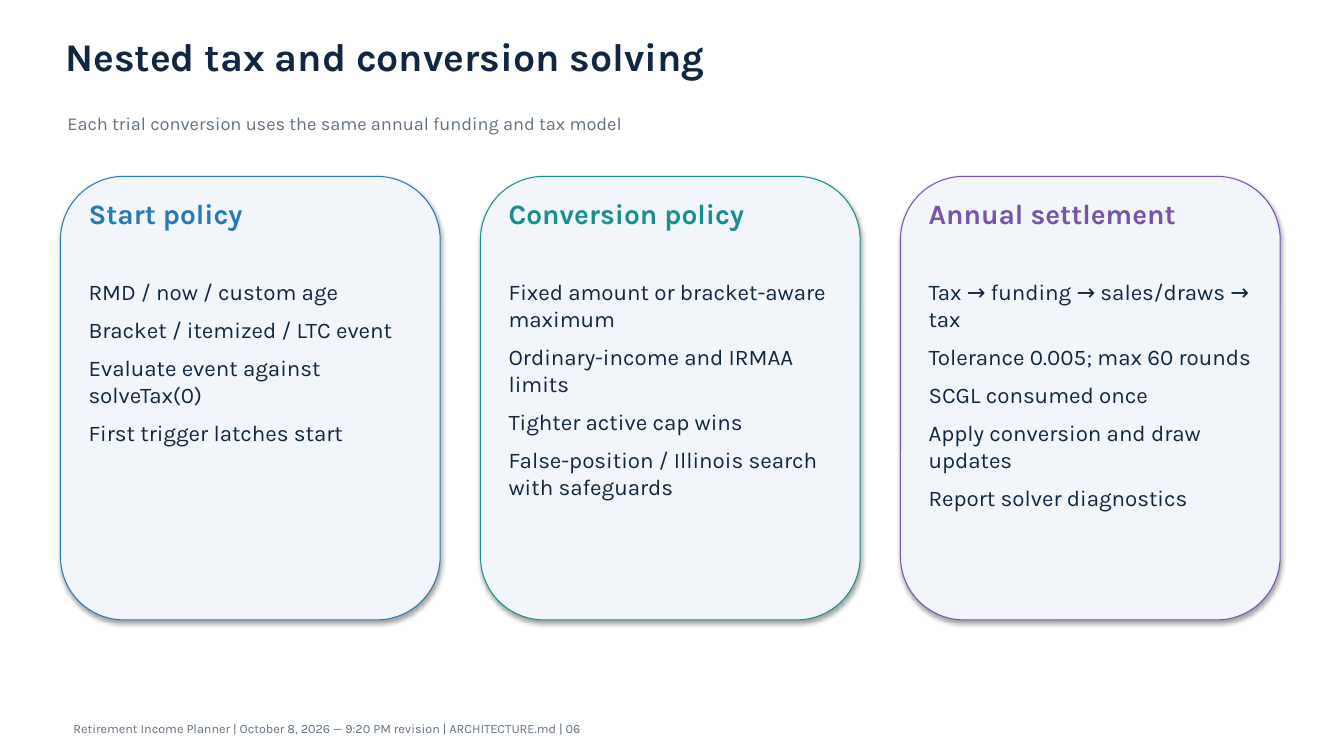
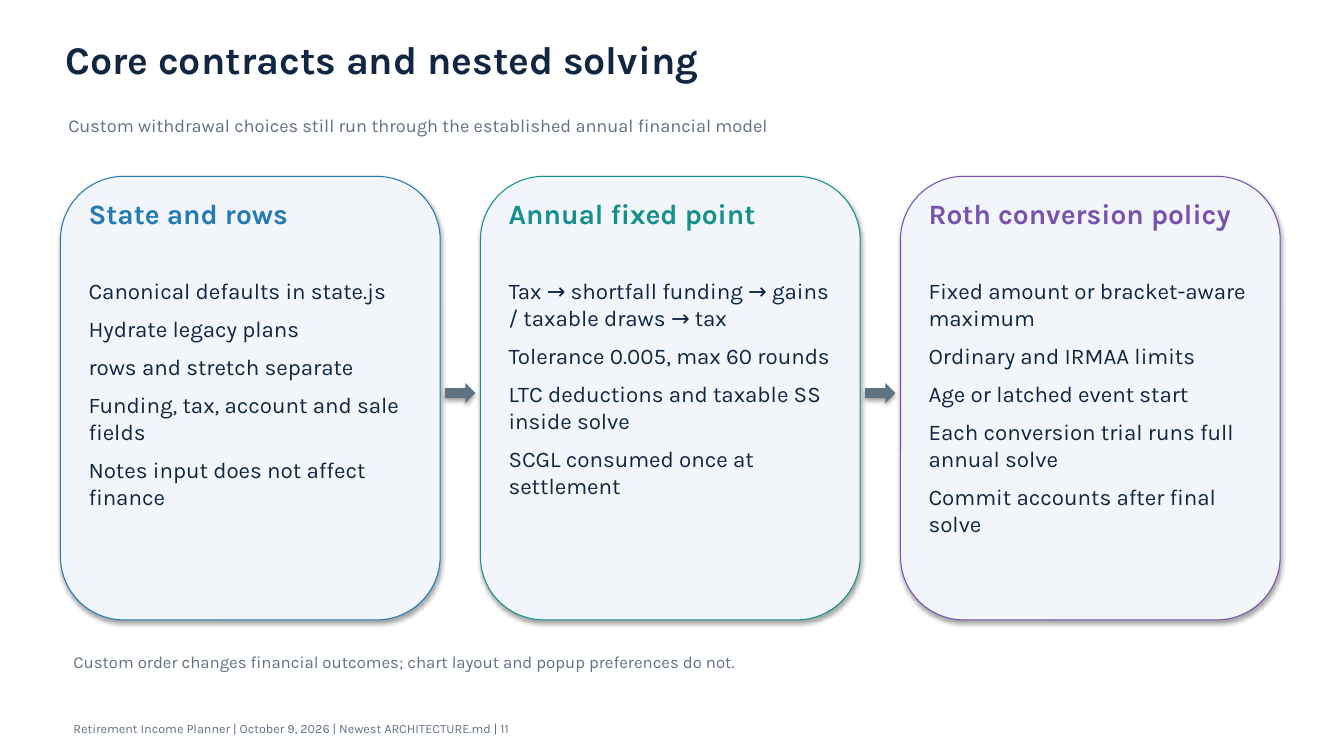
Before and after one commit to howardc64/retirefin, a slide deck: slide 11 of docs/retirement_income_planner_architecture.pptx (slide 6 before the commit). Drawn at 1344x756 pixels with LibreOffice and Linux fonts; fonts in the diff are those of the drawing. Boxes give left, top, right and bottom in pixels: in the first picture for what was removed or moved away, otherwise in the second. Text is boxed around its words. In the diff, an @@ line names an element or a change of style, - is before the commit and + after.

```diff
--- a/docs/retirement_income_planner_architecture.pptx
+++ b/docs/retirement_income_planner_architecture.pptx
@@ text at box(65, 46, 698, 84): text changed @@
-Nested tax and conversion solving
+Core contracts and nested solving
@@ text at box(68, 119, 767, 137): text changed @@
-Each trial conversion uses the same annual funding and tax model
+Custom withdrawal choices still run through the established annual financial model
@@ text at box(89, 204, 288, 225): text changed @@
-Start policy
+State and rows
@@ text added at box(509, 204, 756, 231), 20 pt, text #168F8D, bold @@
+Annual fixed point
@@ text at box(929, 204, 1231, 231): text changed; text colour #168F8D to #7753AD @@
-Conversion policy
+Roth conversion policy
@@ text removed at box(929, 205, 1176, 225) @@
-Annual settlement
@@ text at box(89, 283, 399, 506): text changed @@
-RMD / now / custom age
-Bracket / itemized / LTC event
-Evaluate event against solveTax(0)
-First trigger latches start
+Canonical defaults in state.js
+Hydrate legacy plans
+rows and stretch separate
+Funding, tax, account and sale fields
+Notes input does not affect finance
@@ text at box(509, 283, 829, 495): text changed @@
-Fixed amount or bracket-aware maximum
-Ordinary-income and IRMAA limits
-Tighter active cap wins
-False-position / Illinois search with safeguards
+Tax → shortfall funding → gains / taxable draws → tax
+Tolerance 0.005, max 60 rounds
+LTC deductions and taxable SS inside solve
+SCGL consumed once at settlement
@@ text at box(929, 283, 1246, 533): text changed @@
-Tax → funding → sales/draws → tax
-Tolerance 0.005; max 60 rounds
-SCGL consumed once
-Apply conversion and draw updates
-Report solver diagnostics
+Fixed amount or bracket-aware maximum
+Ordinary and IRMAA limits
+Age or latched event start
+Each conversion trial runs full annual solve
+Commit accounts after final solve
@@ right arrow added at box(446, 383, 476, 403), fill #617184 @@
@@ right arrow added at box(865, 383, 895, 403), fill #617184 @@
@@ text added at box(73, 656, 735, 672), 12 pt, text #617184 @@
+Custom order changes financial outcomes; chart layout and popup preferences do not.
@@ text at box(73, 724, 508, 734): text changed @@
-Retirement Income Planner | October 8, 2026 — 9:20 PM revision | ARCHITECTURE.md | 06
+Retirement Income Planner | October 9, 2026 | Newest ARCHITECTURE.md | 11
```
Also in this commit, not shown: 8 other slides changed, 6 slides added, 6 slides removed, 6 other files.
